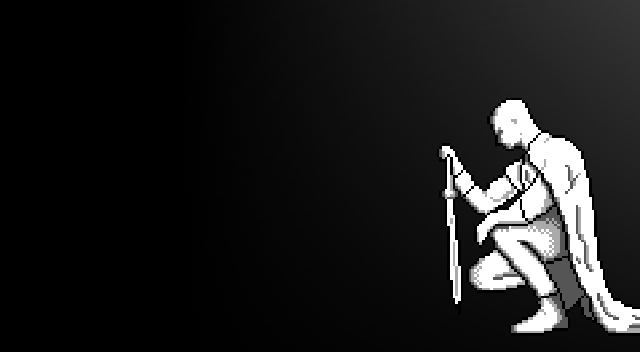
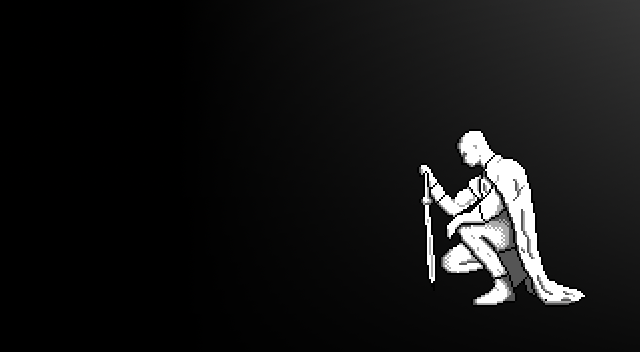
The second 640 × 352 image is a revision of the first. Changes to its layers:
renamed "hero" to "hero_art_alt.xcf", painted on it over [417, 98, 640, 336]
